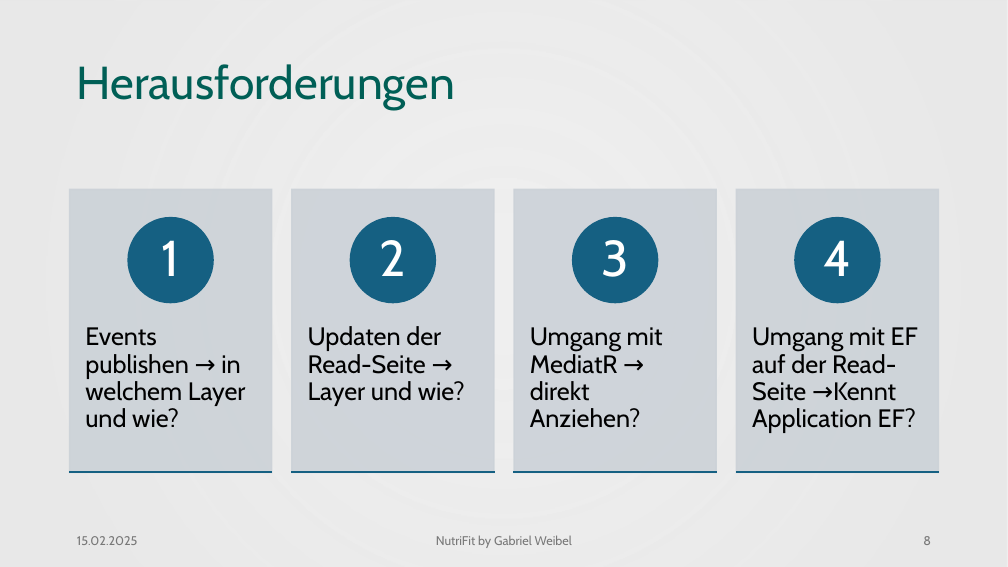
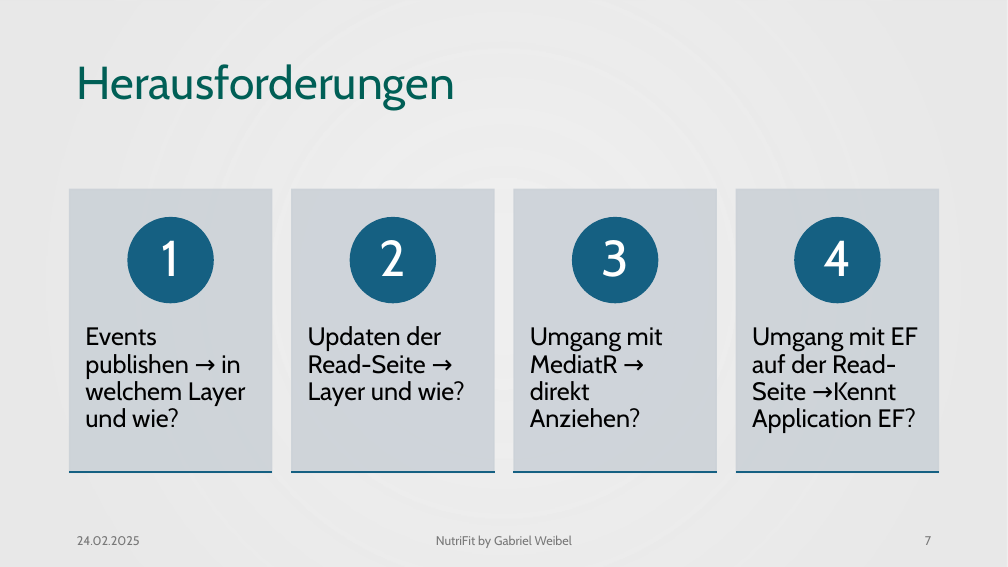
Before and after one commit to gaweCodes/NutriFit, a slide deck: slide 7 of docs/Vorstellung_NutriFit.pptx (slide 8 before the commit). Drawn at 1008x567 pixels with LibreOffice and Linux fonts; fonts in the diff are those of the drawing; background and template pictures are left out. Boxes give left, top, right and bottom in pixels: in the first picture for what was removed or moved away, otherwise in the second. Text is boxed around its words. In the diff, an @@ line names an element or a change of style, - is before the commit and + after.

```diff
--- a/docs/Vorstellung_NutriFit.pptx
+++ b/docs/Vorstellung_NutriFit.pptx
@@ text at bbox=[77, 536, 140, 545]: text changed @@
-15.02.2025
+24.02.2025
@@ page number at bbox=[925, 536, 931, 545]: text changed @@
-8
+7
```
Also in this commit, not shown: 7 other slides changed, 1 slide removed, 1 other file.
